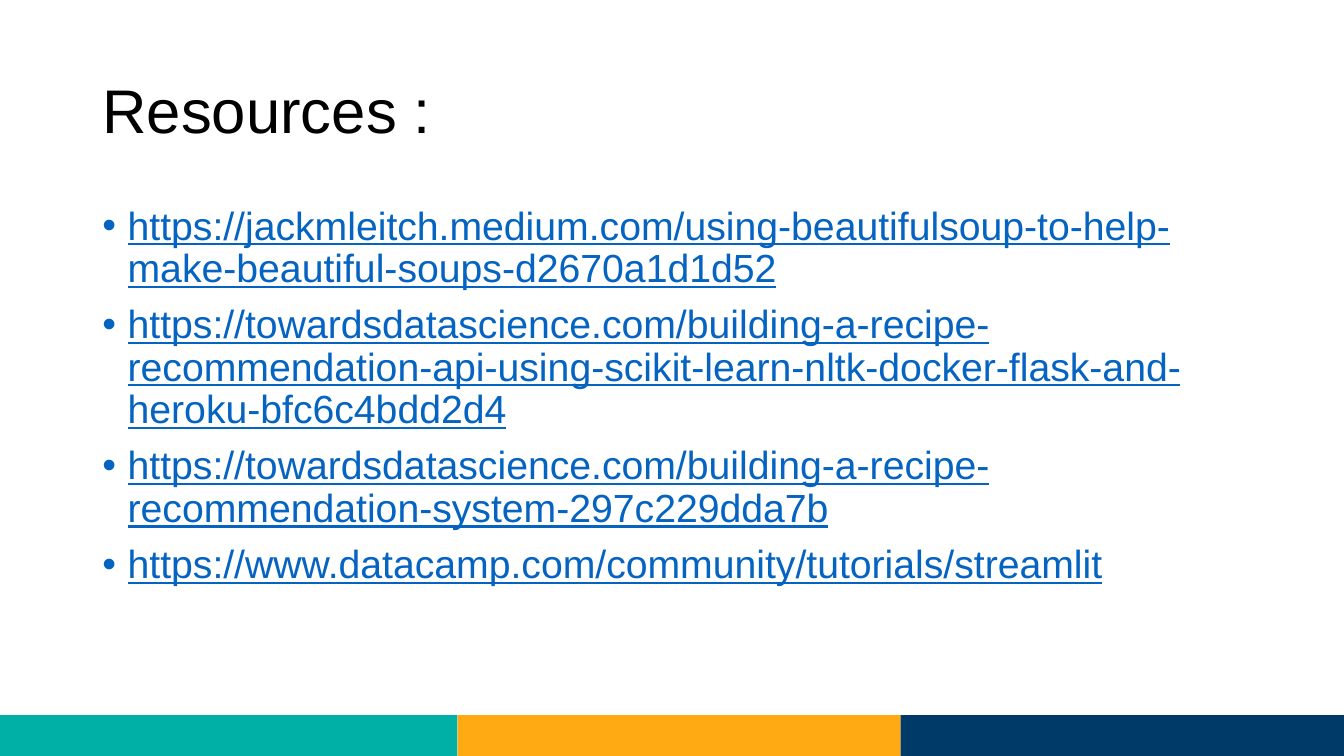
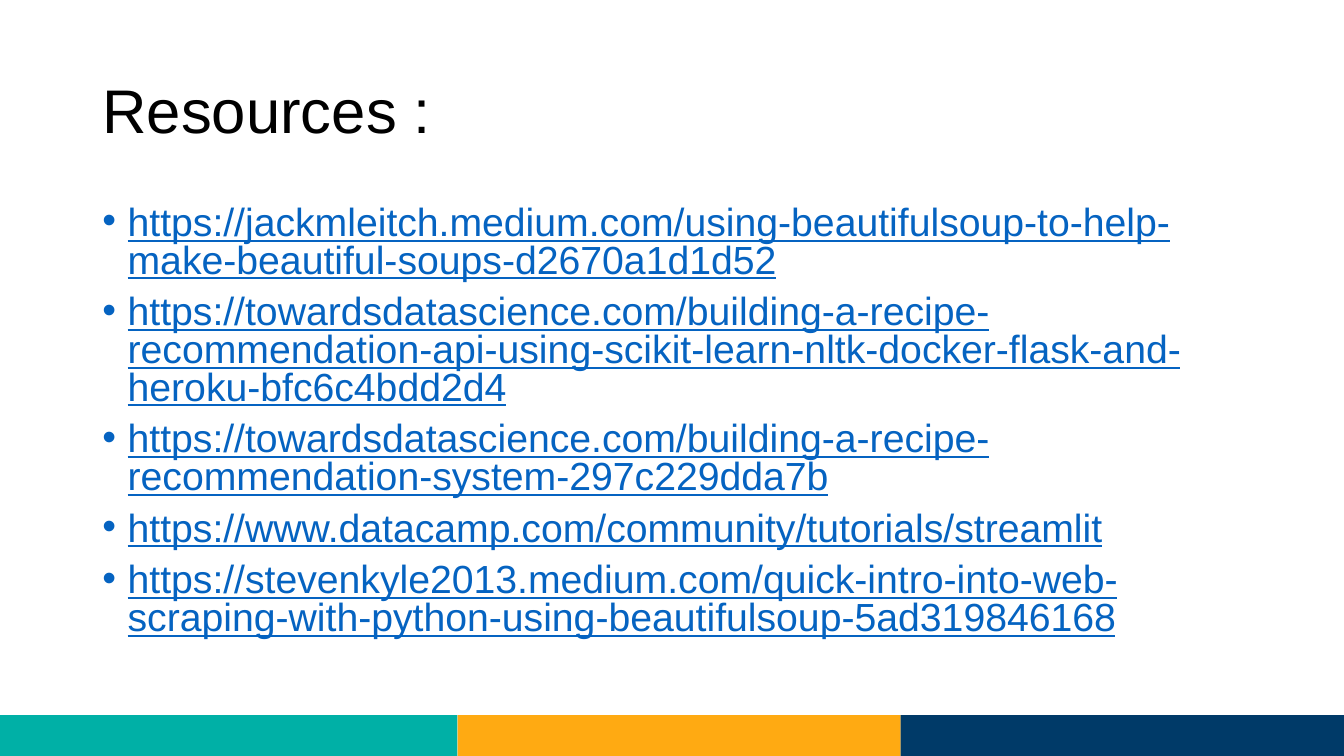
Before and after one commit to Nourshosharah/Chef_Recommendation_sys, a slide deck: slide 22 of Projects.pptx. Drawn at 1344x756 pixels with LibreOffice and Linux fonts; fonts in the diff are those of the drawing; background and template pictures are left out. Boxes give left, top, right and bottom in pixels: in the first picture for what was removed or moved away, otherwise in the second. Text is boxed around its words. In the diff, an @@ line names an element or a change of style, - is before the commit and + after.

```diff
--- a/Projects.pptx
+++ b/Projects.pptx
@@ text at (x1=128, y1=207, x2=1181, y2=550): line spacing 0.9 to 0.8 @@
@@ text at (x1=128, y1=564, x2=1118, y2=639): paragraph added @@
+• https://stevenkyle2013.medium.com/quick-intro-into-web-scraping-with-python-using-beautifulsoup-5ad319846168
```
Also in this commit, not shown: 4 other slides changed.
